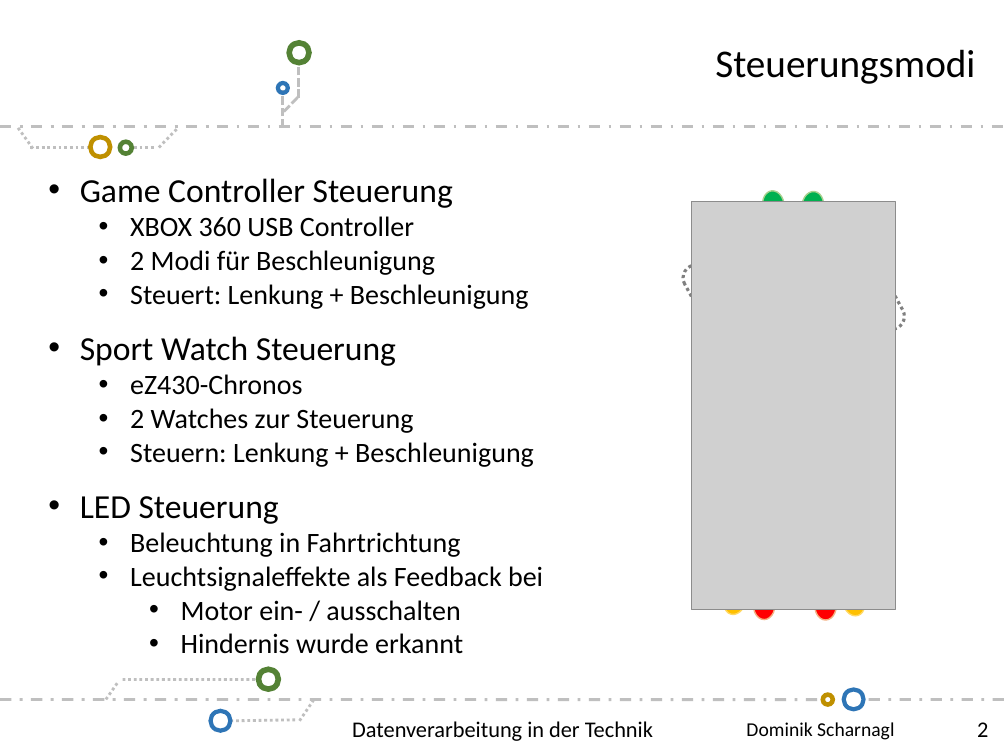
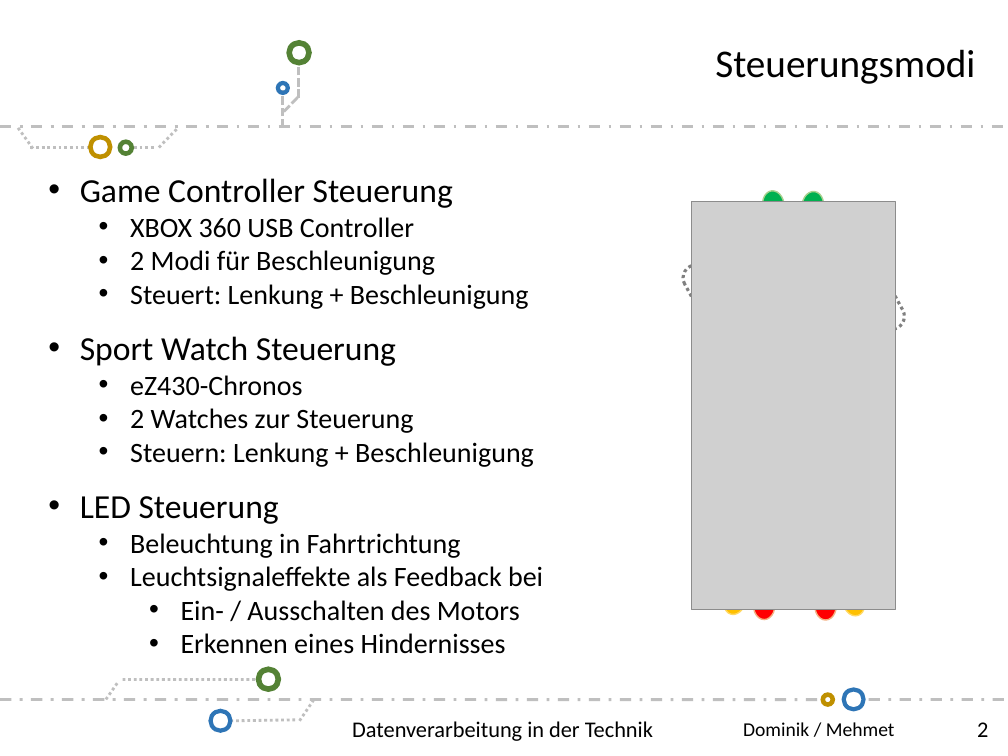
Before and after one commit to scd42636/DT_WS1718_02_StarCar, a slide deck: slide 2 of dokumentation/scd42636/Dominik-Scharnagl.pptx. Drawn at 1008x756 pixels with LibreOffice and Linux fonts; fonts in the diff are those of the drawing; grey boxes stand for pictures; background and template pictures are left out. Boxes give left, top, right and bottom in pixels: in the first picture for what was removed or moved away, otherwise in the second. Text is boxed around its words. In the diff, an @@ line names an element or a change of style, - is before the commit and + after.

```diff
--- a/dokumentation/scd42636/Dominik-Scharnagl.pptx
+++ b/dokumentation/scd42636/Dominik-Scharnagl.pptx
@@ text at bbox=[181, 600, 520, 654]: text changed @@
-    • Motor ein- / ausschalten
-    • Hindernis wurde erkannt
+    • Ein- / Ausschalten des Motors
+    • Erkennen eines Hindernisses
@@ text at bbox=[743, 722, 895, 736]: text changed @@
-Dominik Scharnagl
+Dominik / Mehmet
```
Also in this commit, not shown: 10 other slides changed, 2 slides added, 1 slide removed.
